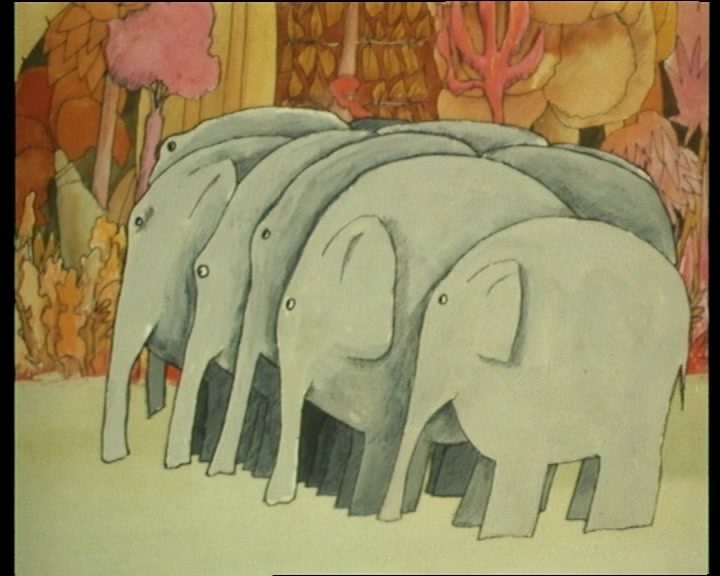
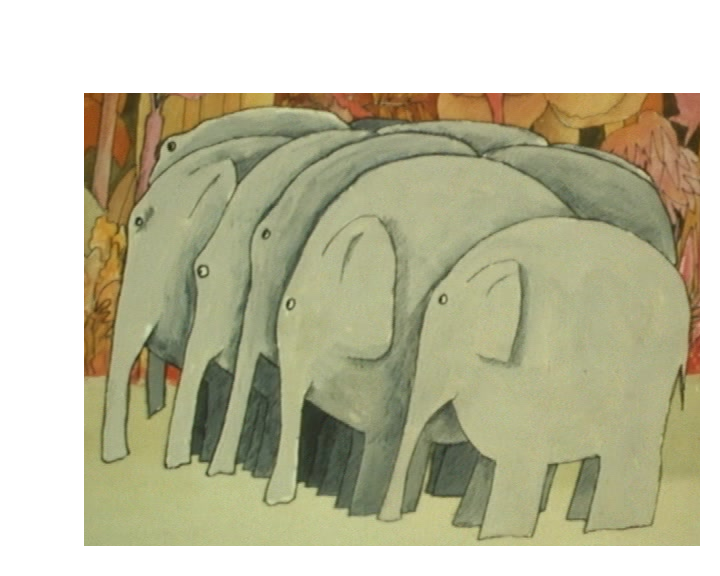
Layers edited between the first and the second w=720, h=576 image:
hid "elephants.jpg" over (0, 0, 720, 576)
